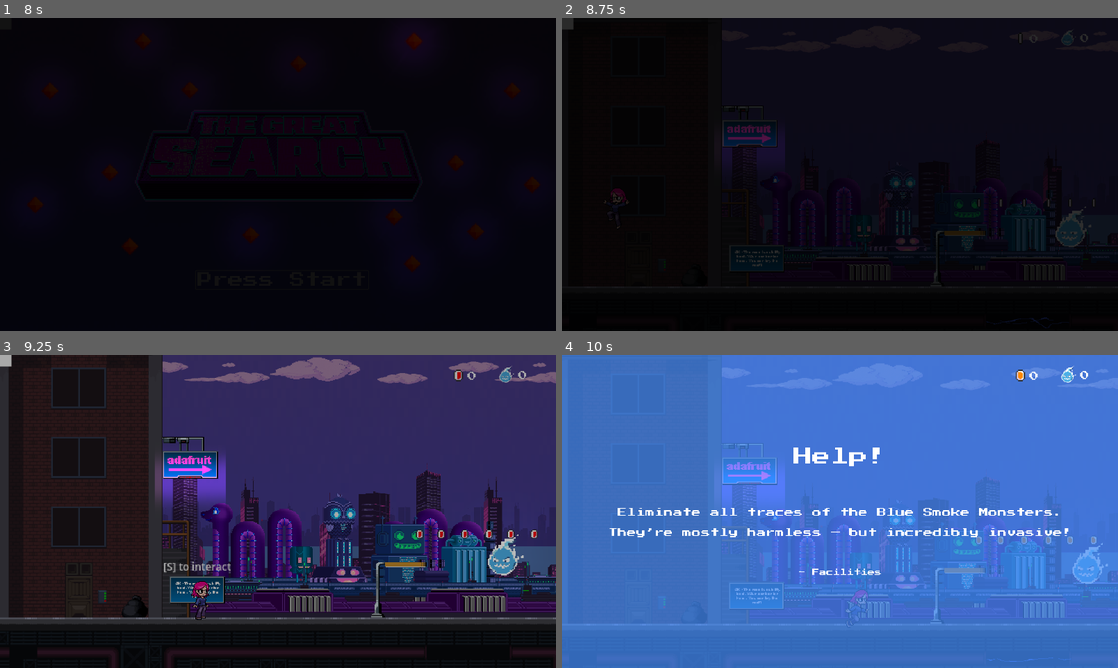
Above: before the commit, frames 1-4 (two rows, left to right).
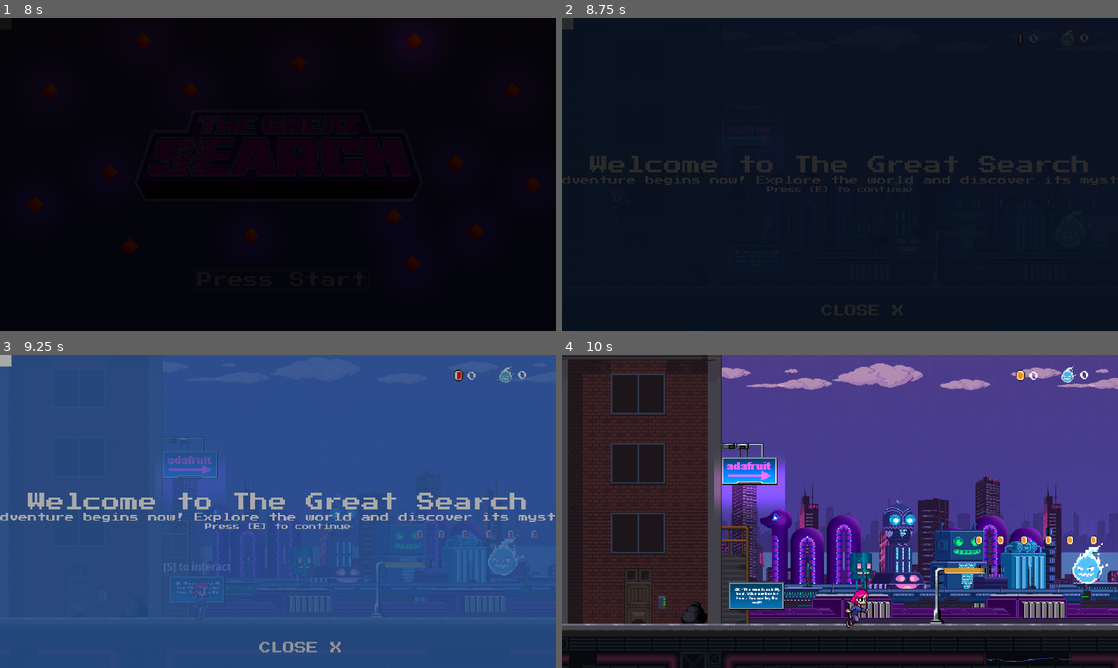
Above: after the commit, the same moments.

Repository: adafruit/The-Great-Search-Game
Game: Godot game, scene res://Scenes/adafruit_presents_root.tscn
The game is run twice, just before and just after one commit, with the same random seed, the same clock (stepped at 60 frames per second) and the same inputs.
Inputs (mouse positions are in pixels of both pictures, inside the frame that each line leads up to):
- Up to frame 1 (8 s): tap Enter (startOrMenu) at 0.5, 2.75, 3.5 s; move the mouse to (400, 158) at 0.52 s; hold Right (move_right) 0.53-1.25 s; hold S (interaction) 0.53-1.25 s; click (400, 158) at 0.67 s; tap Space (jump) at 0.77, 3.77 s; drag from (166, 190) to (250, 237) at 1.27 s; move the mouse to (333, 105) at 2.02 s; hold Left (move_left) 2.03-2.75 s; hold S (interaction) 2.03-2.75 s; tap C (dash) at 2.1 s; drag from (250, 237) to (111, 127) at 2.77 s; move the mouse to (444, 221) at 3.52 s; hold Right (move_right) 3.53-4.25 s; hold S (interaction) 3.53-4.25 s; tap V (slow_time) at 3.6 s; drag from (111, 127) to (194, 96) at 4.27 s; move the mouse to (305, 174) at 5.02 s; hold Right (move_right) 5.03-5.75 s; hold S (interaction) 5.03-5.75 s; tap X (attack) at 5.1 s; click (305, 174) at 5.17 s; drag from (194, 96) to (166, 190) at 5.77 s; click "Press Start" at 6.5 s; click "Press Start" at 7.25 s
- Up to frame 2 (8.75 s): move the mouse to (962, 158) at 8.02 s; hold Left (move_left) from 8.03 s (still down); hold S (interaction) from 8.03 s (still down); tap Space (jump) at 8.27 s
- Up to frame 3 (9.25 s): release Left (move_left) at 8.75 s; release S (interaction) at 8.75 s; tap E at 8.75 s; drag from (166, 527) to (194, 596) at 8.77 s
- Up to frame 4 (10 s): tap E at 9.5 s; move the mouse to (895, 442) at 9.52 s; hold Right (move_right) from 9.53 s (still down); hold S (interaction) from 9.53 s (still down)

Frame 1 is identical in both runs. In frame 2, 35% of the frame differs, in the area x 0-100%, y 0-100%; in frame 3, 99%; in frame 4, 100%.

Commit message:
Added Level Intro

Diff:
--- /dev/null
+++ b/the-great-search/Assests/Ceiling Sentry/animated_spark_1.gd
@@ -0,0 +1,5 @@
+extends Sprite2D
+
+
+func _ready() -> void:
+	$AnimationPlayer.play("new_animation")
--- /dev/null
+++ b/the-great-search/Assests/Ceiling Sentry/animated_spark_1.tscn
@@ -0,0 +1,63 @@
+[gd_scene load_steps=8 format=3 uid="uid://dfgceqrapoaga"]
+
+[ext_resource type="Texture2D" uid="uid://c42pxtgk31p4q" path="res://Assests/Magic Pack 3 files/sprites/small-spark-2/small-spark-2-Sheet.png" id="1_6wwsi"]
+[ext_resource type="PackedScene" uid="uid://dpcag8kva10k8" path="res://Scenes/killzone.tscn" id="2_hqw1r"]
+[ext_resource type="Script" path="res://Assests/Ceiling Sentry/animated_spark_1.gd" id="2_ltgue"]
+
+[sub_resource type="Animation" id="Animation_4ei7f"]
+resource_name = "new_animation"
+length = 1.5
+loop_mode = 1
+tracks/0/type = "value"
+tracks/0/imported = false
+tracks/0/enabled = true
+tracks/0/path = NodePath(".:frame")
+tracks/0/interp = 1
+tracks/0/loop_wrap = true
+tracks/0/keys = {
+"times": PackedFloat32Array(0, 0.133333, 0.266667, 0.4, 0.533333, 0.666667, 0.8, 0.933333, 1.06667, 1.2, 1.33333, 1.46667),
+"transitions": PackedFloat32Array(1, 1, 1, 1, 1, 1, 1, 1, 1, 1, 1, 1),
+"update": 0,
+"values": [0, 1, 2, 3, 0, 1, 2, 3, 0, 1, 2, 3]
+}
+
+[sub_resource type="Animation" id="Animation_17ebc"]
+length = 0.001
+tracks/0/type = "value"
+tracks/0/imported = false
+tracks/0/enabled = true
+tracks/0/path = NodePath(".:frame")
+tracks/0/interp = 1
+tracks/0/loop_wrap = true
+tracks/0/keys = {
+"times": PackedFloat32Array(0),
+"transitions": PackedFloat32Array(1),
+"update": 1,
+"values": [3]
+}
+
+[sub_resource type="AnimationLibrary" id="AnimationLibrary_bljv1"]
+_data = {
+"RESET": SubResource("Animation_17ebc"),
+"new_animation": SubResource("Animation_4ei7f")
+}
+
+[sub_resource type="CircleShape2D" id="CircleShape2D_twb4a"]
+radius = 8.0
+
+[node name="Animated Spark 1" type="Sprite2D"]
+texture_filter = 1
+texture = ExtResource("1_6wwsi")
+hframes = 4
+frame = 3
+script = ExtResource("2_ltgue")
+
+[node name="AnimationPlayer" type="AnimationPlayer" parent="."]
+libraries = {
+"": SubResource("AnimationLibrary_bljv1")
+}
+
+[node name="Killzone" parent="." instance=ExtResource("2_hqw1r")]
+
+[node name="CollisionShape2D" type="CollisionShape2D" parent="Killzone"]
+shape = SubResource("CircleShape2D_twb4a")
--- /dev/null
+++ b/the-great-search/Assests/Ceiling Sentry/telsa_orb_a.tscn
@@ -0,0 +1,40 @@
+[gd_scene load_steps=8 format=3 uid="uid://cu4rnsnpapqlv"]
+
+[ext_resource type="Texture2D" uid="uid://dwfaxsefrhom8" path="res://Assests/Magic Pack 3 files/sprites/small-spark-2/small-spark-2.png" id="1_soq0a"]
+[ext_resource type="Texture2D" uid="uid://bvu2gksp5jiav" path="res://Assests/Magic Pack 3 files/sprites/small-spark-2/small-spark-3.png" id="2_qaluk"]
+[ext_resource type="Texture2D" uid="uid://gq30u84q1bvb" path="res://Assests/Magic Pack 3 files/sprites/small-spark-2/small-spark-4.png" id="3_qipt6"]
+[ext_resource type="Texture2D" uid="uid://drwsvdo1dqlad" path="res://Assests/Magic Pack 3 files/sprites/small-spark-2/small-spark-5.png" id="4_6os7i"]
+[ext_resource type="PackedScene" uid="uid://dpcag8kva10k8" path="res://Scenes/killzone.tscn" id="5_grpui"]
+
+[sub_resource type="SpriteFrames" id="SpriteFrames_g1ny3"]
+animations = [{
+"frames": [{
+"duration": 1.0,
+"texture": ExtResource("1_soq0a")
+}, {
+"duration": 1.0,
+"texture": ExtResource("2_qaluk")
+}, {
+"duration": 1.0,
+"texture": ExtResource("3_qipt6")
+}, {
+"duration": 1.0,
+"texture": ExtResource("4_6os7i")
+}],
+"loop": true,
+"name": &"default",
+"speed": 12.0
+}]
+
+[sub_resource type="CircleShape2D" id="CircleShape2D_monwq"]
+radius = 8.0
+
+[node name="Telsa Orb A" type="AnimatedSprite2D"]
+sprite_frames = SubResource("SpriteFrames_g1ny3")
+autoplay = "default"
+frame_progress = 0.593998
+
+[node name="Killzone" parent="." instance=ExtResource("5_grpui")]
+
+[node name="CollisionShape2D" type="CollisionShape2D" parent="Killzone"]
+shape = SubResource("CircleShape2D_monwq")
--- /dev/null
+++ b/the-great-search/Assests/Ceiling Sentry/tesla_sentry_1.tscn
@@ -0,0 +1,44 @@
+[gd_scene load_steps=6 format=3 uid="uid://ck0tq2c0i0n81"]
+
+[ext_resource type="Texture2D" uid="uid://c0gefhuggfkdc" path="res://Assests/Ceiling Sentry/Ceiling Sentry.png" id="1_bp0fx"]
+[ext_resource type="PackedScene" uid="uid://cu4rnsnpapqlv" path="res://Assests/Ceiling Sentry/telsa_orb_a.tscn" id="2_ftbsb"]
+[ext_resource type="PackedScene" uid="uid://dfgceqrapoaga" path="res://Assests/Ceiling Sentry/animated_spark_1.tscn" id="3_0m6gm"]
+
+[sub_resource type="Animation" id="Animation_k0qsi"]
+resource_name = "new_animation"
+length = 2.5
+
+[sub_resource type="AnimationLibrary" id="AnimationLibrary_nswgf"]
+_data = {
+"new_animation": SubResource("Animation_k0qsi")
+}
+
+[node name="Tesla Sentry 1" type="Node2D"]
+
+[node name="Sprite2D" type="Sprite2D" parent="."]
+scale = Vector2(0.1, 0.1)
+texture = ExtResource("1_bp0fx")
+
+[node name="Telsa Orb A2" parent="." instance=ExtResource("2_ftbsb")]
+visible = false
+position = Vector2(32, 16)
+scale = Vector2(2, 2)
+frame_progress = 0.926839
+
+[node name="Node2D" type="Node2D" parent="."]
+visible = false
+
+[node name="Telsa Orb A" parent="Node2D" instance=ExtResource("2_ftbsb")]
+position = Vector2(-34, 16)
+scale = Vector2(1.85, 1.85)
+frame_progress = 0.0108429
+
+[node name="AnimationPlayer" type="AnimationPlayer" parent="Node2D/Telsa Orb A"]
+deterministic = true
+libraries = {
+"": SubResource("AnimationLibrary_nswgf")
+}
+
+[node name="Animated Spark 1" parent="." instance=ExtResource("3_0m6gm")]
+visible = false
+position = Vector2(-40, 24)
--- /dev/null
+++ b/the-great-search/Assests/close_button.tscn
@@ -0,0 +1,15 @@
+[gd_scene load_steps=3 format=3 uid="uid://b5tiqvdrt48ae"]
+
+[ext_resource type="Script" path="res://close_button.gd" id="1_o4lir"]
+[ext_resource type="FontFile" uid="uid://ciccmoeuai2eb" path="res://Assests/Fonts/PressStart2P-Regular.ttf" id="2_ukxyr"]
+
+[node name="Close Button" type="Node2D"]
+script = ExtResource("1_o4lir")
+
+[node name="Button" type="Button" parent="."]
+offset_right = 176.0
+offset_bottom = 32.0
+theme_override_fonts/font = ExtResource("2_ukxyr")
+theme_override_font_sizes/font_size = 41
+text = "CLOSE X"
+flat = true
--- a/the-great-search/Scenes/DialogueView.tscn
+++ b/the-great-search/Scenes/DialogueView.tscn
@@ -1,7 +1,8 @@
-[gd_scene load_steps=3 format=3 uid="uid://cemq5rquhls4g"]
+[gd_scene load_steps=4 format=3 uid="uid://cemq5rquhls4g"]
 
 [ext_resource type="Script" path="res://Scenes/dialogue_view.gd" id="1_4tbvu"]
 [ext_resource type="FontFile" uid="uid://ciccmoeuai2eb" path="res://Assests/Fonts/PressStart2P-Regular.ttf" id="2_kidlh"]
+[ext_resource type="PackedScene" uid="uid://b5tiqvdrt48ae" path="res://Assests/close_button.tscn" id="3_851sn"]
 
 [node name="DialogueView" type="Control" groups=["dialogue_view"]]
 layout_mode = 3
@@ -68,3 +69,6 @@
 "
 horizontal_alignment = 1
 vertical_alignment = 1
+
+[node name="Close Button" parent="." instance=ExtResource("3_851sn")]
+position = Vector2(891, 986)
--- a/the-great-search/Scenes/InteractionManager.gd
+++ b/the-great-search/Scenes/InteractionManager.gd
@@ -11,6 +11,7 @@
 # State tracking
 var active_areas = []
 var can_interact = true
+var waiting_for_dialogue_close = false
 
 # References
 var player: Node2D
@@ -72,18 +73,26 @@
 		if current_area.is_message && dialogue_view != null:
 			print("Showing dialogue for message: " + current_area.message_title)
 
-			dialogue_view.title.text = current_area.message_title
-			dialogue_view.body.text = current_area.message_body
-			dialogue_view.secondary.text = current_area.message_secondary
-			dialogue_view.visible = true
+			# Set dialogue_view content
+			dialogue_view.show_dialogue(
+				current_area.message_title,
+				current_area.message_body,
+				current_area.message_secondary
+			)
+
+			# Make sure it's not marked as a welcome message
+			dialogue_view.is_welcome_message = false
 
 			await get_tree().create_timer(0.2).timeout
 
-			var waiting_for_input = true
-			while waiting_for_input:
+			# Set flag that we're waiting for dialogue to close
+			waiting_for_dialogue_close = true
+
+			# Wait for interaction button press or close button press
+			while waiting_for_dialogue_close:
 				if Input.is_action_just_pressed("interaction"):
-					dialogue_view.visible = false
-					waiting_for_input = false
+					dialogue_view.hide_dialogue()
+					waiting_for_dialogue_close = false
 				await get_tree().process_frame
 		else:
 			await current_area.interact.call()
@@ -110,3 +119,8 @@
 			return found
 
 	return null
+
+# Called when the dialogue is closed by the close button
+func dialogue_closed_by_button():
+	print("Dialogue closed by button")
+	waiting_for_dialogue_close = false
--- a/the-great-search/Scenes/dialogue_view.gd
+++ b/the-great-search/Scenes/dialogue_view.gd
@@ -3,6 +3,9 @@
 @onready var body: Label = $ColorRect/VBoxContainer/Body
 @onready var secondary: Label = $ColorRect/VBoxContainer/Secondary
 @onready var color_rect: ColorRect = $ColorRect
+
+# Track if dialogue is currently being shown
+var is_showing_dialogue := false
 
 func _ready():
 	print("DialogueView initialized")
@@ -15,6 +18,16 @@
 
 # Add a variable to store the original color
 var original_color: Color
+
+# Process input to handle dialogue dismissal only for the welcome message
+# We use a dedicated variable to track if this is the welcome message
+var is_welcome_message := false
+
+func _input(event):
+	# Only handle input for welcome message, not for message boards
+	if is_showing_dialogue and is_welcome_message and event.is_action_pressed("interaction"):
+		hide_dialogue()
+		is_welcome_message = false
 
 # Add this function to be called when dialogue is shown
 func show_dialogue(title_text: String, body_text: String, secondary_text: String = ""):
@@ -32,7 +45,27 @@
 	# Make everything visible
 	self.modulate = Color(1, 1, 1, 0)  # Start transparent
 	visible = true
+	is_showing_dialogue = true
 
 	# Create a simple fade-in effect
 	var tween = create_tween()
 	tween.tween_property(self, "modulate", Color(1, 1, 1, 1), 0.3)
+
+# Function to hide the dialogue with a fade-out effect
+func hide_dialogue():
+	if not is_showing_dialogue:
+		return
+
+	# Create a fade-out effect
+	var tween = create_tween()
+	tween.tween_property(self, "modulate", Color(1, 1, 1, 0), 0.3)
+	tween.tween_callback(func():
+		visible = false
+		is_showing_dialogue = false
+
+		# Notify the InteractionManager that the dialogue was closed if this is not a welcome message
+		if not is_welcome_message:
+			var interaction_manager = get_node_or_null("/root/InteractionManager")
+			if interaction_manager and interaction_manager.has_method("dialogue_closed_by_button"):
+				interaction_manager.dialogue_closed_by_button()
+	)
--- a/the-great-search/Scenes/main_root.gd
+++ b/the-great-search/Scenes/main_root.gd
@@ -22,6 +22,17 @@
 	if player:
 		respawn_manager.set_respawn_point(player.global_position)
 
+	# Display welcome message using DialogueView
+	var dialogue_view = get_tree().get_first_node_in_group("dialogue_view")
+	if dialogue_view:
+		dialogue_view.show_dialogue(
+			"Welcome to The Great Search",
+			"Your adventure begins now! Explore the world and discover its mysteries.",
+			"Press [E] to continue"
+		)
+		# Mark this as the welcome message so it can be dismissed with the interaction key
+		dialogue_view.is_welcome_message = true
+
 # Called every frame. 'delta' is the elapsed time since the previous frame.
 func _process(delta: float) -> void:
 	pass
--- /dev/null
+++ b/the-great-search/close_button.gd
@@ -0,0 +1,26 @@
+extends Node2D
+@onready var button: Button = $Button
+
+func _ready():
+	# Connect the button's pressed signal to our close function
+	button.pressed.connect(_on_button_pressed)
+
+func _on_button_pressed():
+	# Find the DialogueView parent
+	var dialogue_view = find_dialogue_view_parent()
+	if dialogue_view:
+		# Call hide_dialogue if it exists
+		if dialogue_view.has_method("hide_dialogue"):
+			dialogue_view.hide_dialogue()
+		# Fallback to just hiding the dialogue if hide_dialogue doesn't exist
+		else:
+			dialogue_view.visible = false
+
+# Find the DialogueView parent recursively
+func find_dialogue_view_parent() -> Node:
+	var current = get_parent()
+	while current:
+		if current.is_in_group("dialogue_view"):
+			return current
+		current = current.get_parent()
+	return null
Binary file added: the-great-search/Assests/Ceiling Sentry/Ceiling Sentry.png
Not shown, added: the-great-search/Assests/Ceiling Sentry/Ceiling Sentry.png.import
Binary file added: the-great-search/Assests/Magic Pack 3 files/sprites/small-spark-2/small-spark-2-Sheet.png
Not shown, added: the-great-search/Assests/Magic Pack 3 files/sprites/small-spark-2/small-spark-2-Sheet.png.import
Not shown, changed: the-great-search/Scenes/Level_4.tscn
Not shown, added: the-great-search/Assests/Magic Pack 3 files/sprites/.DS_Store
